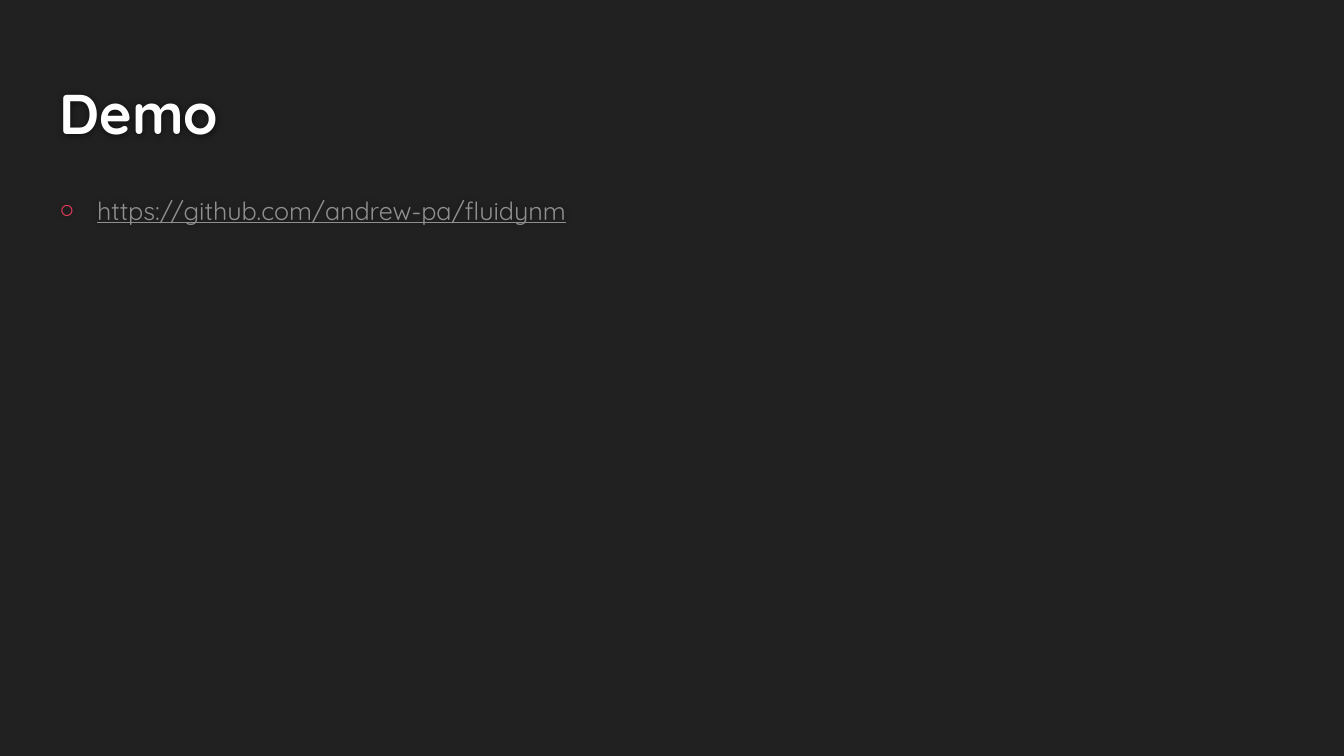
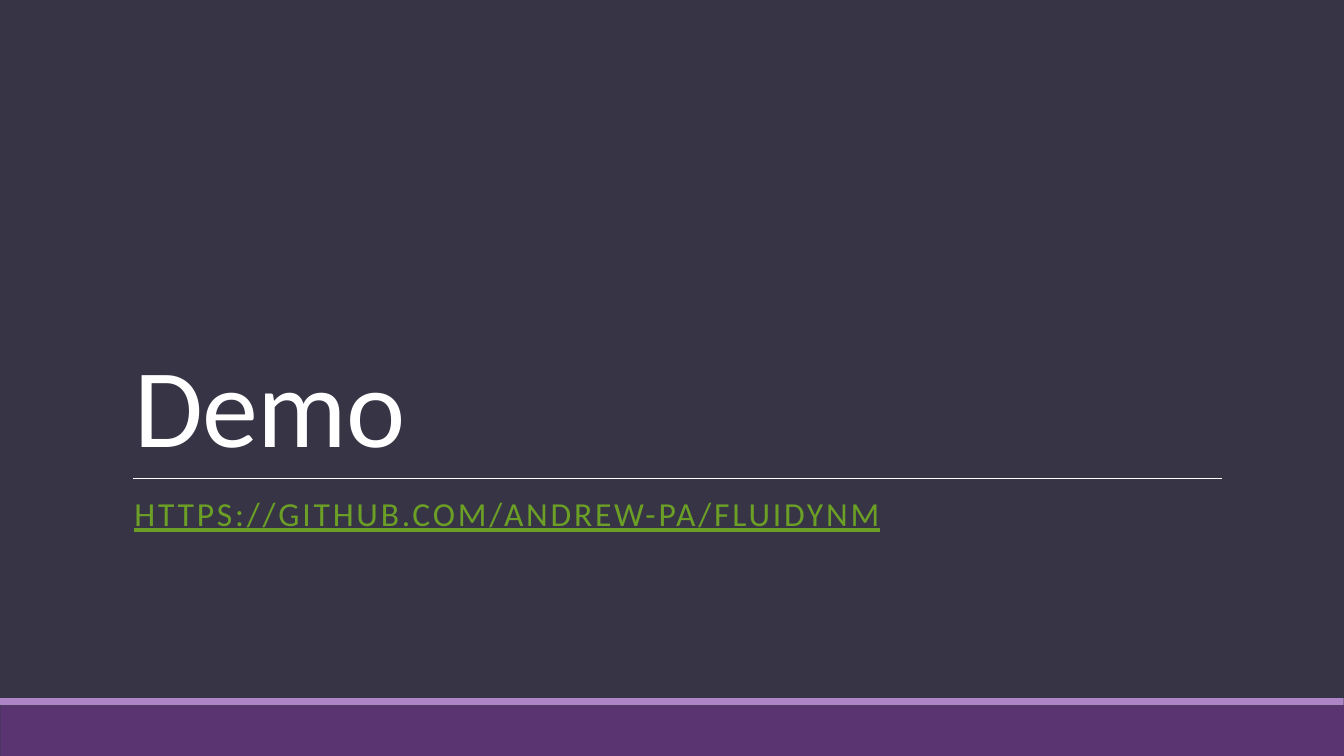
Before and after one commit to andrew-pa/fluidynm, a slide deck: slide 10 of Navier Stokes Presentation.pptx. Drawn at 1344x756 pixels with LibreOffice and Linux fonts; fonts in the diff are those of the drawing. Boxes give left, top, right and bottom in pixels: in the first picture for what was removed or moved away, otherwise in the second. Text is boxed around its words. In the diff, an @@ line names an element or a change of style, - is before the commit and + after.

```diff
--- a/Navier Stokes Presentation.pptx
+++ b/Navier Stokes Presentation.pptx
@@ background #212121 to #373545 @@
@@ title "Demo" moved from (x1=59, y1=95, x2=218, y2=135) to (x1=134, y1=375, x2=405, y2=448) @@
@@ title "Demo" at (x1=134, y1=375, x2=405, y2=448): size 30 to 60 pt, font Quicksand to Calibri, text colour #FEFEFE to #FFFFFF, letter spacing 0 to -0.4 pt, bold off; line spacing 1 to 0.85; vertical alignment top to bottom @@
@@ line added from (133, 478) to (1222, 478), #FFFFFF 0.5 pt @@
@@ text at (x1=134, y1=503, x2=879, y2=532): text changed; size 13.5 to 18 pt; font Quicksand to Calibri; text colour #8F8F8F to #6B9F25 @@
-○ https://github.com/andrew-pa/fluidynm
+HTTPS://GITHUB.COM/ANDREW-PA/FLUIDYNM
@@ rectangle added at (x1=0, y1=706, x2=1344, y2=756), fill #5A3471 @@
@@ rectangle added at (x1=0, y1=699, x2=1344, y2=706), fill #AD84C6 @@
```
Also in this commit, not shown: 9 other slides changed.
